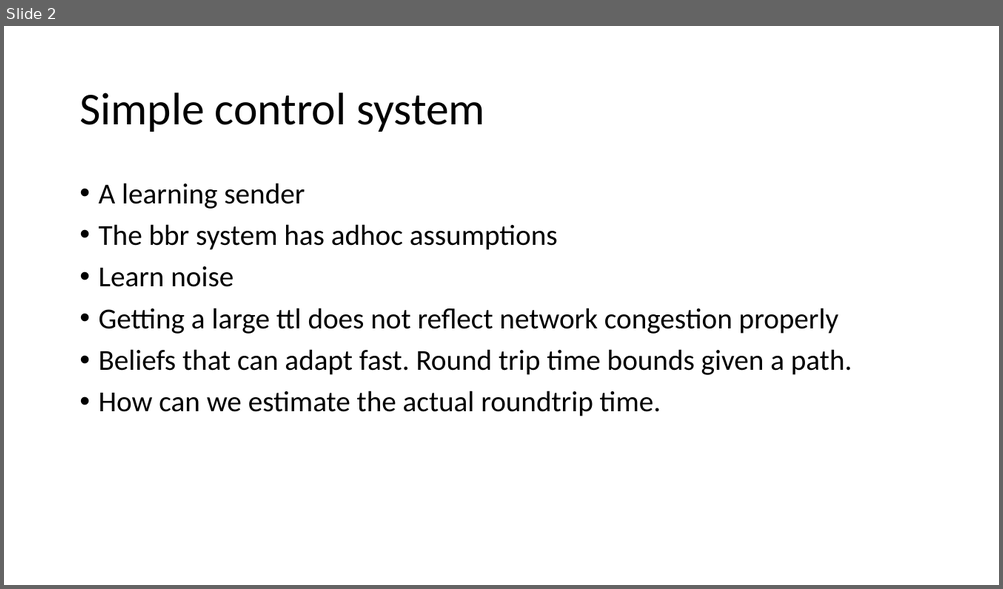
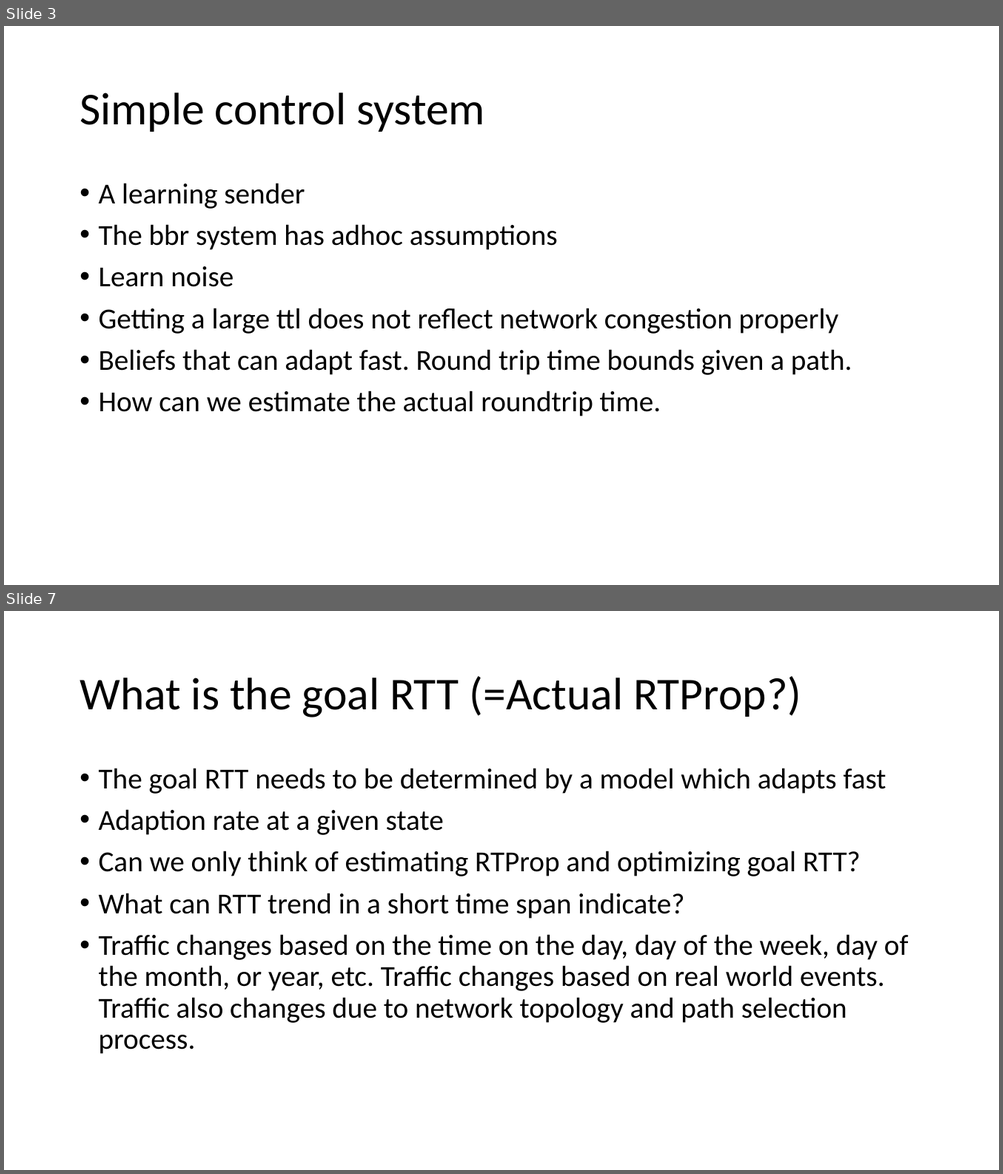
Before and after one commit to adhocmaster/netmad, a slide deck: docs/plan.pptx. Shown one above the other, each under a label of ours: slide 2 before the commit, slides 3 and 7 after it; the slides between them are not shown. The pictures are 1003x589 and 1003x1174 pixels, drawn with LibreOffice and Linux fonts; fonts in the diff are those of the drawing. Boxes give left, top, right and bottom in pixels: in the first picture for what was removed or moved away, otherwise in the second. Text is boxed around its words. In the diff, an @@ line names an element or a change of style, - is before the commit and + after.

```diff
--- a/docs/plan.pptx
+++ b/docs/plan.pptx
@@ slide 7 added at box(4, 611, 999, 1170), background #FFFFFF @@
@@ title added at box(79, 676, 801, 718), 44 pt, text #000000 @@
+What is the goal RTT (=Actual RTProp?)
@@ text added at box(99, 768, 908, 1054), 28 pt, text #000000 @@
+• The goal RTT needs to be determined by a model which adapts fast
+• Adaption rate at a given state
+• Can we only think of estimating RTProp and optimizing goal RTT?
+• What can RTT trend in a short time span indicate?
+• Traffic changes based on the time on the day, day of the week, day of the month, or year, etc. Traffic changes based on real world events. Traffic also changes due to network topology and path selection process.
@@ what was slide 2 is now slide 3 @@
```
Also in this commit, not shown: 1 slide changed, 4 other slides added, 2 other files.
